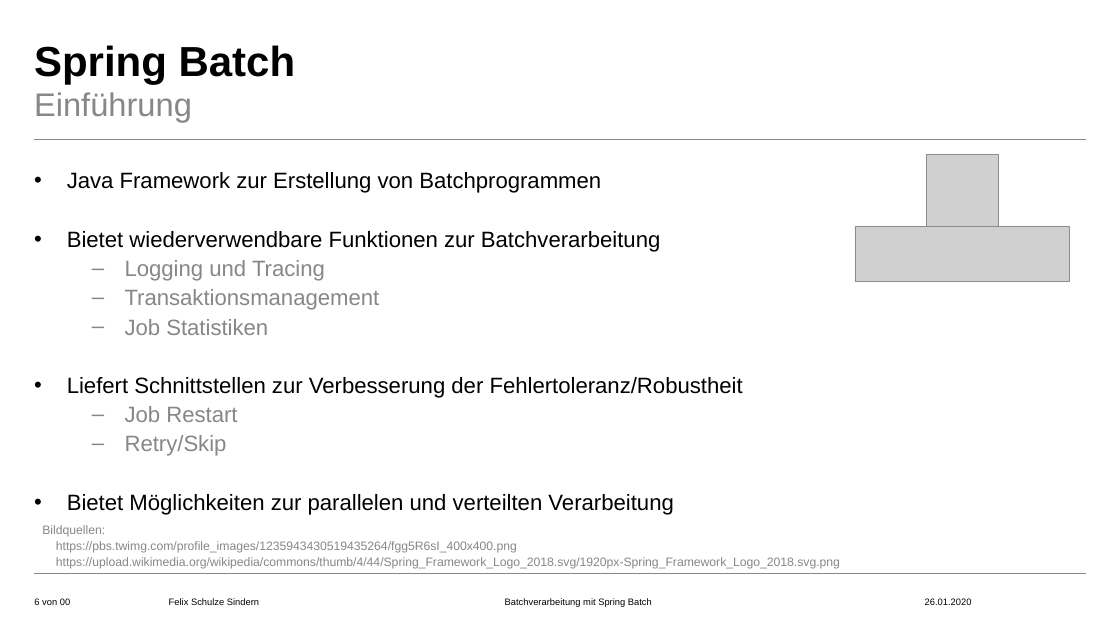
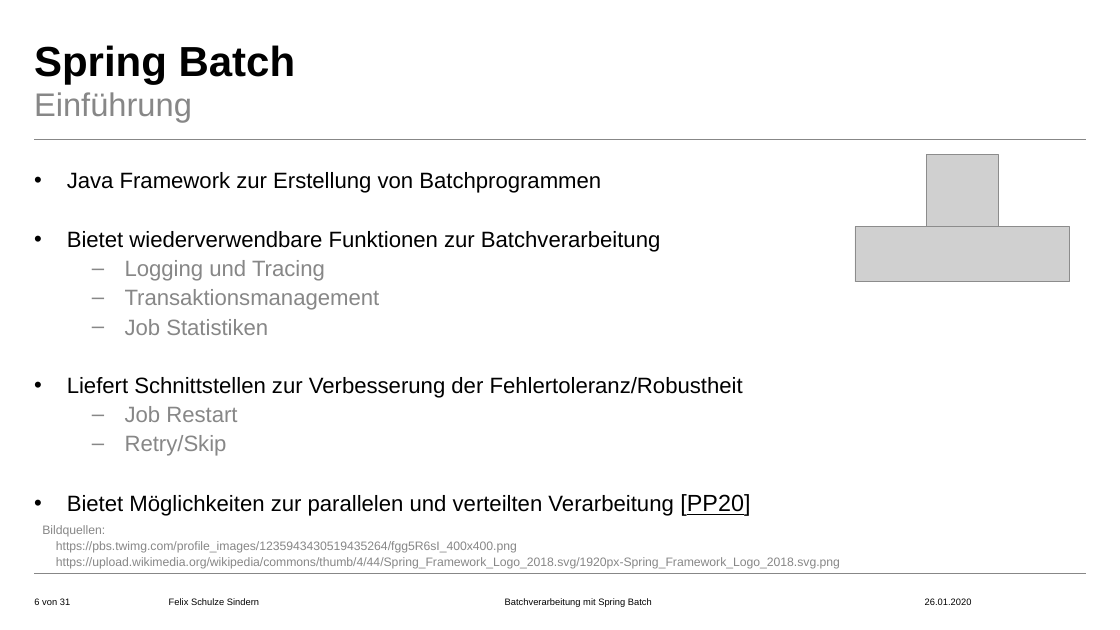
Before and after one commit to FelixSchuSi/spring_batch, a slide deck: slide 6 of spring_batch.pptx. Drawn at 1120x630 pixels with LibreOffice and Linux fonts; fonts in the diff are those of the drawing; grey boxes stand for pictures; background and template pictures are left out. Boxes give left, top, right and bottom in pixels: in the first picture for what was removed or moved away, otherwise in the second. Text is boxed around its words. In the diff, an @@ line names an element or a change of style, - is before the commit and + after.

```diff
--- a/spring_batch.pptx
+++ b/spring_batch.pptx
@@ text at [67, 494, 750, 516]: text changed @@
-• Bietet Möglichkeiten zur parallelen und verteilten Verarbeitung
+• Bietet Möglichkeiten zur parallelen und verteilten Verarbeitung [PP20]
@@ page number at [34, 598, 70, 605]: text changed @@
-6 von 00
+6 von 31
```
Also in this commit, not shown: 17 other slides changed, 14 slides added, 1 slide removed, 1 other file.
